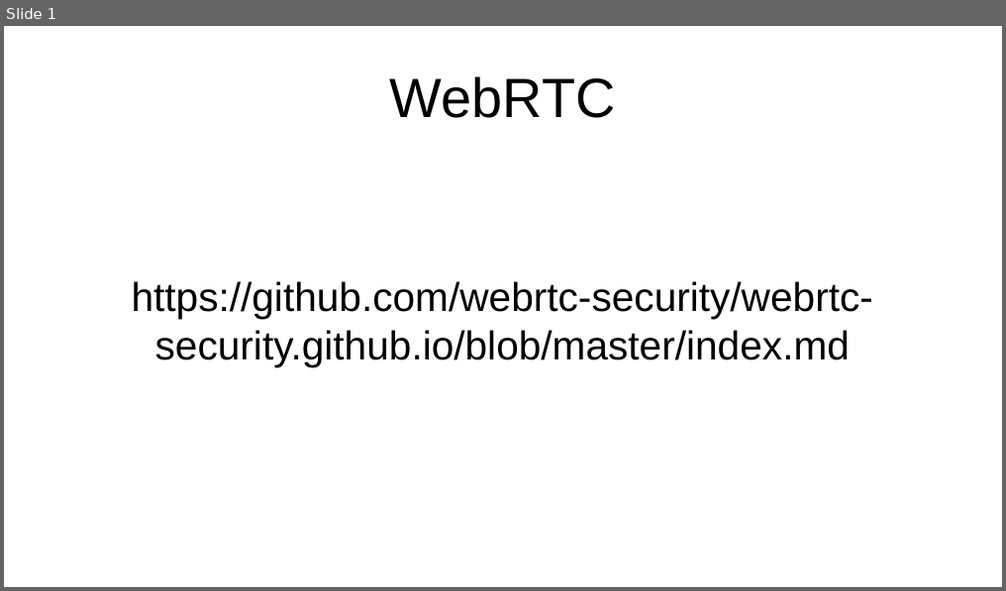
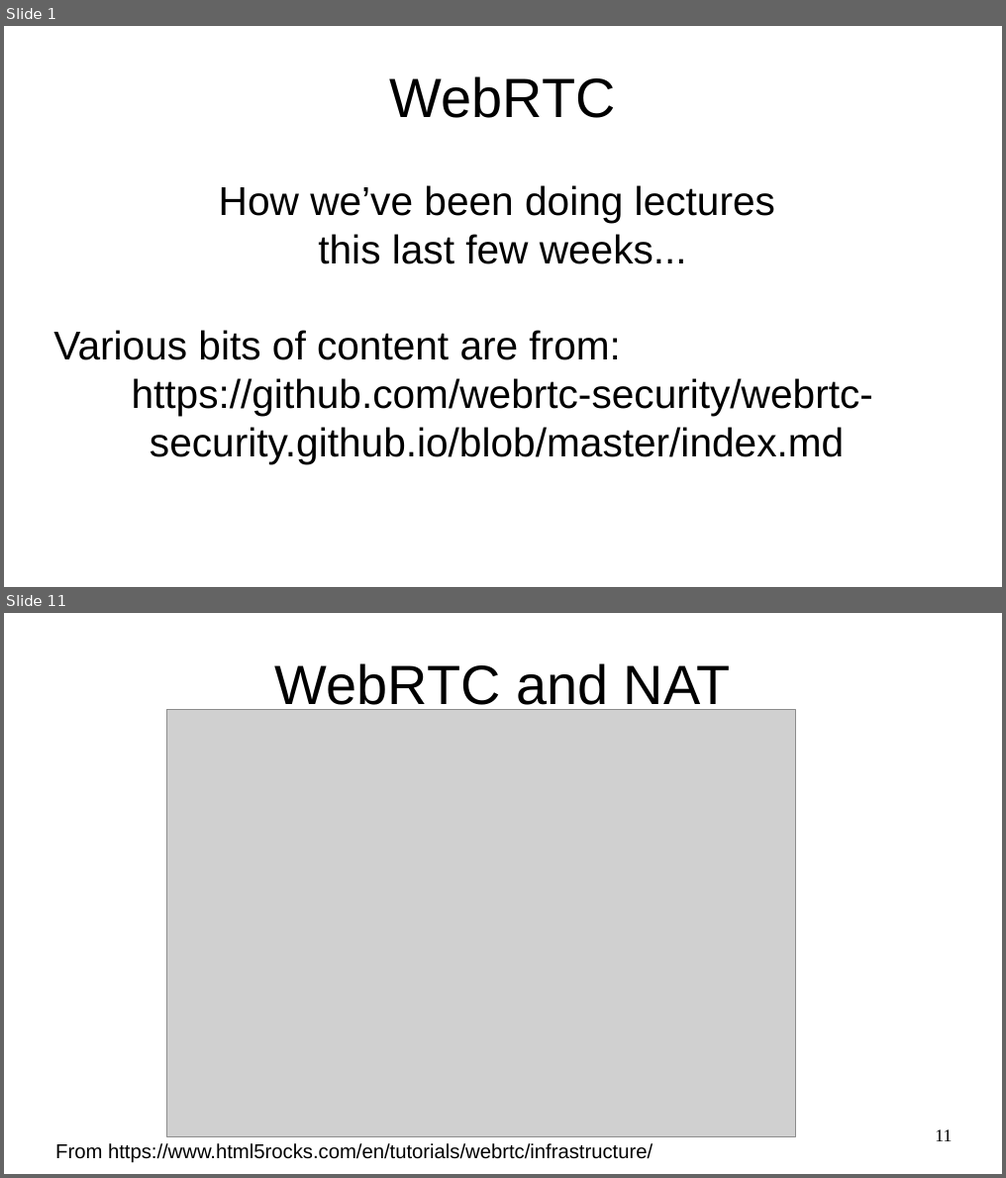
Before and after one commit to sftcd/cs7053, a slide deck: 2016lectures/12-webrtc.odp. Shown one above the other, each under a label of ours: slide 1 before the commit, slides 1 and 11 after it; the slides between them are not shown. The pictures are 1006x591 and 1006x1178 pixels, drawn with LibreOffice and Linux fonts; fonts in the diff are those of the drawing; grey boxes stand for pictures. Boxes give left, top, right and bottom in pixels: in the first picture for what was removed or moved away, otherwise in the second. Text is boxed around its words. In the diff, an @@ line names an element or a change of style, - is before the commit and + after.

Commit message:
bit more webrtc

```diff
--- a/2016lectures/12-webrtc.odp
+++ b/2016lectures/12-webrtc.odp
@@ slide 11 added at box(4, 613, 1002, 1174), background #FFFFFF @@
@@ title added at box(275, 663, 731, 714), 44 pt, text #000000 @@
+WebRTC and NAT
@@ picture added at box(167, 709, 795, 1137) @@
@@ text added at box(55, 1144, 652, 1163), 16 pt, text #000000 @@
+From https://www.html5rocks.com/en/tutorials/webrtc/infrastructure/
@@ page number added at box(935, 1130, 951, 1142), 14 pt, text #000000 @@
+11
@@ slide 1 changed as well @@
@@ subtitle at box(54, 185, 775, 361): paragraphs added @@
+How we’ve been doing lectures
+this last few weeks...
+Various bits of content are from:
```
Also in this commit, not shown: 9 other slides added, 2 other files.
